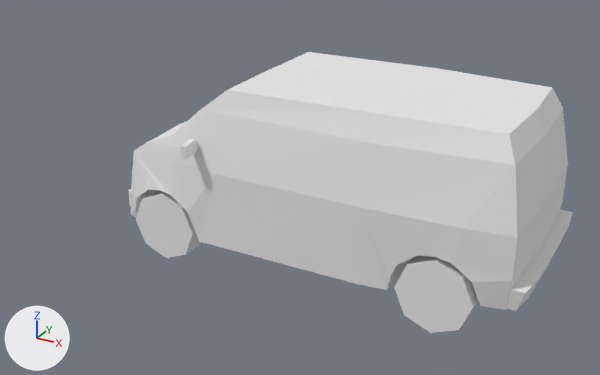
An edit to the OBJ model assetsMake/Grid/Car4_o2.obj, drawn before and after from the same camera.
Rendered twice from a 50 mm lens placed at (1.83, -5.91, 4.51), pointed at (-1.44, 0.03, 1.54). The lights are fixed; the arrows at lower left show +X, +Y and +Z. Where no turn or scale is listed for an object, it has been applied to the vertices.

In view in the first picture: 'Car4'.
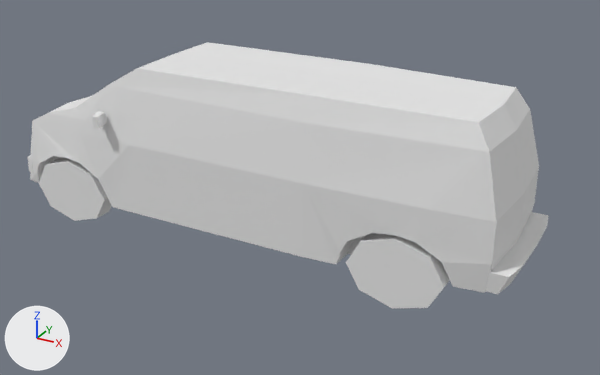
What differs and where, as boxes (x1, y1, x2, y2) in the pictures (600 x 375 px; the box of a moved part takes in the faces that stretch with it):
'Car4', reshaped (18% wider): before (129, 52, 573, 333); after (27, 42, 549, 309)
part 1 of me_car4, moved or reshaped: before (131, 52, 568, 310); after (30, 42, 539, 293)
part 2 of me_car4, added: after (39, 158, 112, 221)
part 3 of me_car4, added: after (346, 233, 449, 309)
part 4 of me_car4, added: after (27, 156, 34, 174)
part 5 of me_car4, added: after (486, 212, 549, 294)
part 6 of me_car4, deleted: before (129, 139, 478, 333)
part 7 of me_car4, deleted: before (507, 210, 573, 311)
part 8 of me_car4, added: after (92, 111, 107, 129)

Edits to the bpy script that builds the scene:
```text
Change me_car4:
    used by ob_car4; location = (0.0, 0.0, 0.0)
    remove me_car4.from_pydata(...)  # 264 vertices, 476 faces; spans x -2.85..0.82, y -0.99..0.99, z 1.01..2.6
    add me_car4.from_pydata(...)  # 264 vertices, 380 faces; spans x -4.26..0.67, y -0.77..0.78, z 1.01..2.6
    me_car4 part 1: the loose piece of 136 vertices spanning x -2.85..0.72, y -0.84..0.84, z 1.26..2.6 is scaled about its middle by (1.34, 0.781, 1), then moved by (-0.8, 0.0, 0.0)
    me_car4 part 2: a new loose piece, an 8-sided cylinder along y spanning x -3.96..-3.14, y -0.64..-0.46, z 1.01..1.62, in mat_car4_mat (its picture is missing)
    me_car4 part 3: a new loose piece, an 8-sided cylinder along y spanning x -0.66..0.16, y -0.63..-0.45, z 1.01..1.62, in mat_car4_mat (its picture is missing)
    me_car4 part 4: a new loose piece of 20 vertices spanning x -4.26..-4.09, y -0.57..0.58, z 1.36..1.51, in mat_car4_mat (its picture is missing)
    me_car4 part 5: a new loose piece of 20 vertices spanning x 0.45..0.67, y -0.58..0.59, z 1.33..1.51, in mat_car4_mat (its picture is missing)
    me_car4 part 6: 7 loose pieces with 108 vertices, spanning x -2.85..0.44, y -0.99..0.99, z 1.01..2.18, are deleted
    me_car4 part 7
    20 vertices are removed from x 0.65..0.82, y -0.75..0.75, z 1.33..1.51
    28 faces are deleted
    me_car4 part 8
    16 vertices are added at x -3.1..-2.99, y -0.77..0.78, z 2.07..2.18
    8 new vertices lie (0.06, 0.0, 0.0) away from vertices in x -3.1, y -0.64..0.64, z 2.07..2.18
    18 new faces join them
```
